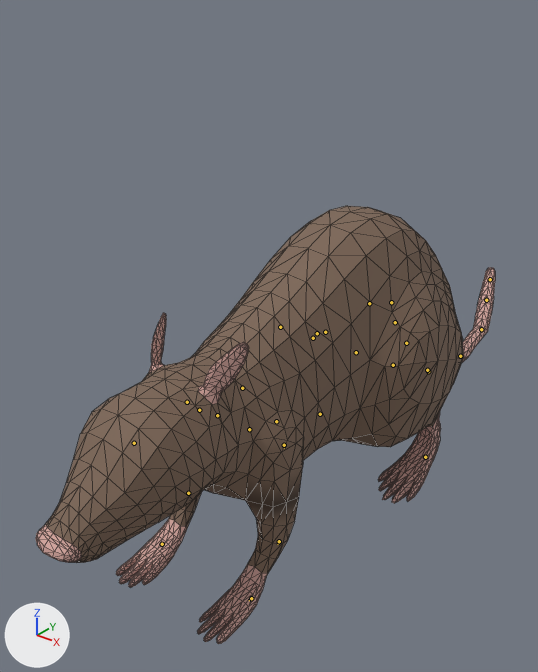
Two versions of the glTF model godot/assets/models/characters/rat_mother.glb, one commit apart.
One viewpoint serves both versions: a camera (50 mm lens) standing at (0.209, -0.268, 0.278) and looking at (-0.064, 0.073, 0.067). Every picture has the same lights, and +X, +Y and +Z are marked at lower left. The older version comes first. Both versions are drawn at frame 15 of the action 'sniff'; the numbers are the values there. The bones that change, and the others that lie on the model, are drawn over the model as lines. Mesh edges are drawn as thin lines.

The first picture shows 'Rat'.
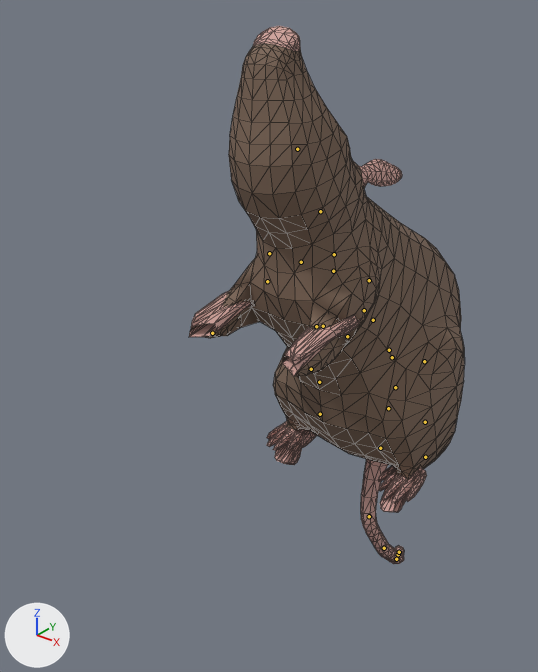
The change, as a list of edits to the scene's bpy script:
```text
Change bone_body:
    where bone_body = bpy.data.objects['RatArmature'].pose.bones['Body']  # child of 'root'
    bone_body.location: (0.0, -0.0007, 0.0003) -> (0.0, 0.0136, -0.014)
    bone_body.rotation_quaternion: (1.0, 0.0, 0.0, 0.0) -> (0.887, -0.462, 0.0, 0.0)  # degrees (0, 0, 0) -> degrees (-55, 0, 0)
Change bone_head:
    where bone_head = bpy.data.objects['RatArmature'].pose.bones['Head']  # child of 'Neck'
    bone_head.rotation_quaternion: (0.979, -0.184, 0.009, 0.083) -> (0.974, 0.19, 0.002, -0.127)  # degrees (-21, 3, 9) -> degrees (22, 3, -14)
Change bone_frontfoot_l:
    where bone_frontfoot_l = bpy.data.objects['RatArmature'].pose.bones['FrontFoot.L']  # child of 'root'
    bone_frontfoot_l.location: (0.0, 0.0, 0.0) -> (0.0, -0.0314, -0.0428)
Change bone_frontfoot_r:
    where bone_frontfoot_r = bpy.data.objects['RatArmature'].pose.bones['FrontFoot.R']  # child of 'root'
    bone_frontfoot_r.location: (0.0, 0.0, 0.0) -> (0.0, -0.0314, -0.0428)
```

Changed parts and their boxes [x1, y1, x2, y2] in the pictures (538 x 672 px):
'Rat', posed (40% narrower, 23% taller): before [36, 206, 495, 644]; after [189, 26, 465, 564]
bone 'Body', root to tip: before (276, 421) to (276, 420); after (323, 326) to (324, 324)
bone 'Head', root to tip: before (134, 443) to (132, 445); after (297, 149) to (297, 147)
bone 'FrontFoot.L', root to tip: before (251, 598) to (249, 600); after (364, 310) to (362, 311)
bone 'FrontFoot.R', root to tip: before (162, 544) to (160, 545); after (267, 281) to (265, 282)
